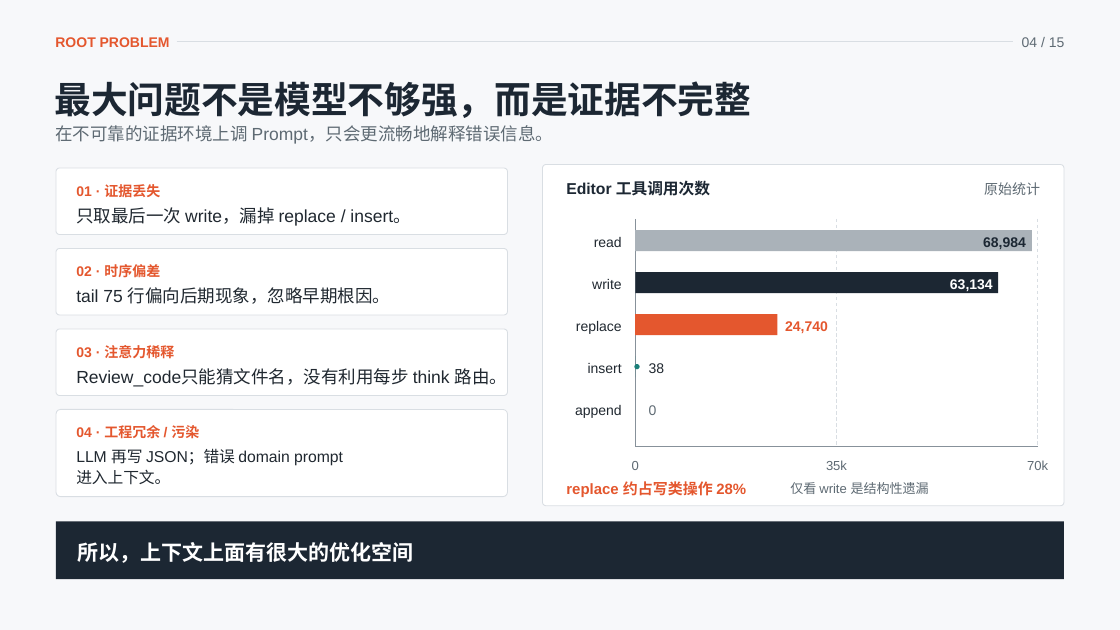
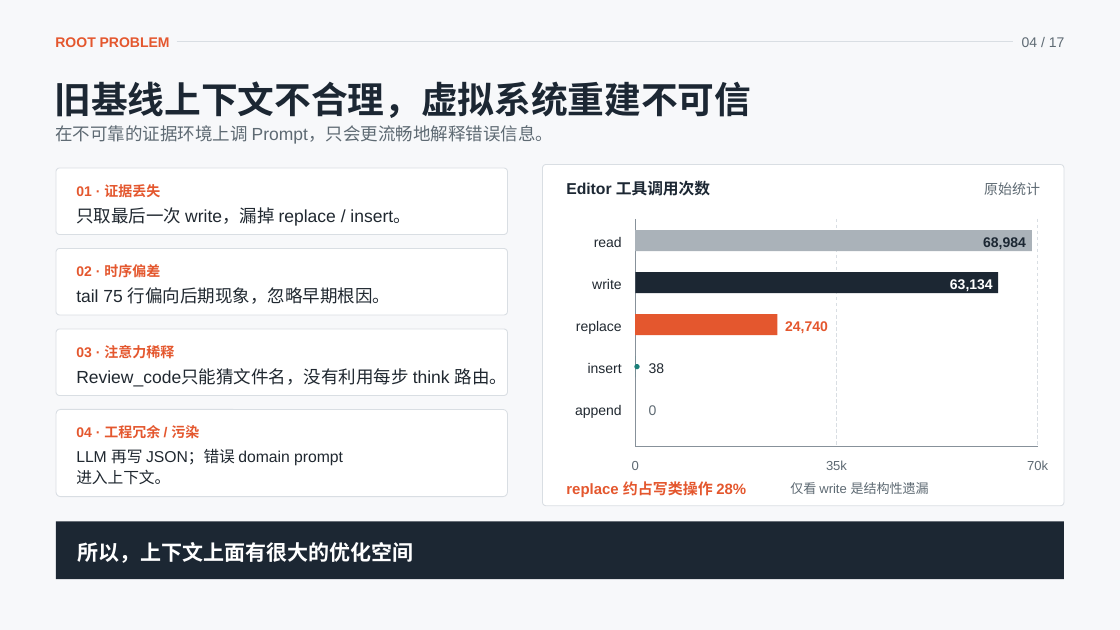
Before and after one commit to Iwtbs27/internship-project-introduction, a slide deck: slide 4 of PPT-MetaGPT/PPT-MetaGPT归因Agent/吕辉煌：归因Agent-PPT.pptx. Drawn at 1120x630 pixels with LibreOffice and Linux fonts; fonts in the diff are those of the drawing. Boxes give left, top, right and bottom in pixels: in the first picture for what was removed or moved away, otherwise in the second. Text is boxed around its words. In the diff, an @@ line names an element or a change of style, - is before the commit and + after.

```diff
--- a/PPT-MetaGPT/PPT-MetaGPT归因Agent/吕辉煌：归因Agent-PPT.pptx
+++ b/PPT-MetaGPT/PPT-MetaGPT归因Agent/吕辉煌：归因Agent-PPT.pptx
@@ text at [1022,37,1065,47]: text changed @@
-04 / 15
+04 / 17
@@ text at [55,81,752,118]: text changed @@
-最大问题不是模型不够强，而是证据不完整
+旧基线上下文不合理，虚拟系统重建不可信
```
Also in this commit, not shown: 13 other slides changed, 2 slides added, 1 slide removed, 8 other files.
